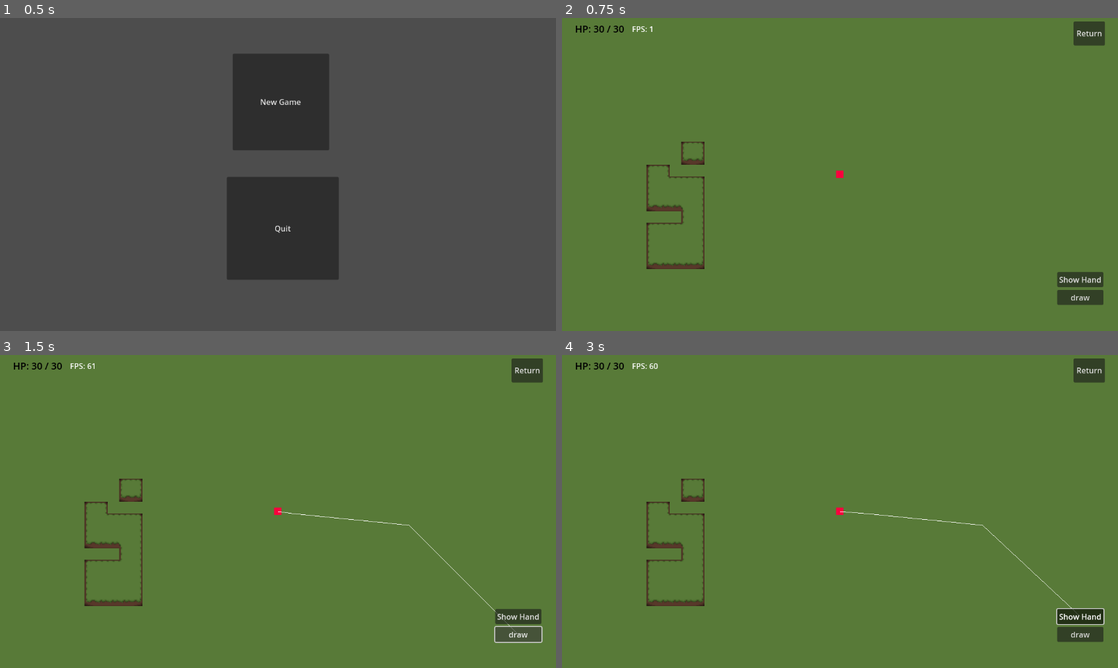
Above: before the commit, frames 1-4 (two rows, left to right).
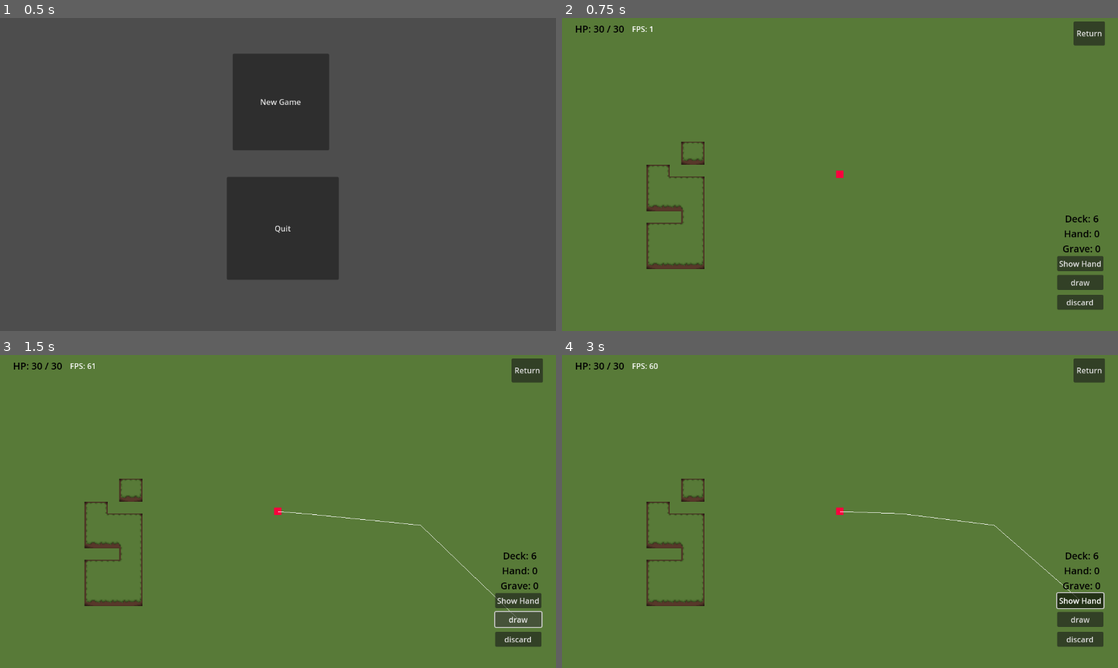
Above: after the commit, the same moments.

Repository: ftschirpke/wizards-and-warriors
Game: Godot game, scene res://main.tscn
The game is run twice, just before and just after one commit, with the same random seed, the same clock (stepped at 60 frames per second) and the same inputs.
Inputs (mouse positions are in pixels of both pictures, inside the frame that each line leads up to):
- Up to frame 1 (0.5 s): no input
- Up to frame 2 (0.75 s): click "New Game" at 0.5 s
- Up to frame 3 (1.5 s): click "draw" at 1.25 s
- Up to frame 4 (3 s): click (1079, 639) at 2 s, where only the run after the commit has a clickable "discard"; click "Show Hand" at 2.75 s

Frame 1 is identical in both runs. In frame 2, 1.2% of the frame differs, in the area x 89-98%, y 62-94%; in frame 3, 1.5%; in frame 4, 1.5%, in the area x 51-98%, y 50-94%.

Commit message:
ui: deck, hand, discard tracker

Diff:
--- /dev/null
+++ b/DeckUI.gd
@@ -0,0 +1,13 @@
+extends Label
+
+
+# Called when the node enters the scene tree for the first time.
+func _ready():
+	pass # Replace with function body.
+
+
+# Called every frame. 'delta' is the elapsed time since the previous frame.
+func _process(delta):
+	var deck_inst = get_parent().get_parent().deck_inst
+
+	text = "Deck: "+ str(deck_inst.deck.size()) + "\nHand: " + str(deck_inst.hand.size()) + "\nGrave: " + str(deck_inst.grave.size())
--- a/card.gd
+++ b/card.gd
@@ -14,7 +14,6 @@
 @export var card_size: Vector2
 @export var card_attribute: int
 @export var card_disabled:bool = false
-#Nodes
 
 
 # Called when the node enters the scene tree for the first time
@@ -23,10 +22,14 @@
 	var card_button: Button = $Card_Button
 	self.position = card_location
 	card_location_origin = card_location
+
 	color_rect.color = card_color
+	color_rect.size = card_size
+
 	card_button.size = card_size
 	card_button.disabled = card_disabled
-	color_rect.size = card_size
+	card_button.text = "CARD\n" + str(card_attribute)
+
 # Called every frame. 'delta' is the elapsed time since the previous frame.
 func _process(delta):
 	if(not dragged):
@@ -34,9 +37,11 @@
 		card_location_origin = card_location
 
 	color_rect.color = card_color
+	color_rect.size = card_size
+
 	card_button.size = card_size
 	card_button.disabled = card_disabled
-	color_rect.size = card_size
+
 
 #handle physics of the card (dragging/playing usw)
 func _physics_process(delta) -> void:
--- a/deck.gd
+++ b/deck.gd
@@ -26,6 +26,10 @@
 		deck.append(grave.pop_back())
 	shuffle()
 
+func discard():
+	for i in range(hand.size()):
+		grave.append(hand.pop_back())
+
 func deal(count:int):
 	# discard hand into graveyard
 	for i in range(hand.size()):
--- a/scene2.gd
+++ b/scene2.gd
@@ -58,12 +58,10 @@
 		switch_card(card)
 		i = i+1
 
-	print("Hand:")
-	for value in deck_inst.hand:
-		print(value.card_attribute)
-	print("Deck:")
-	for value in deck_inst.deck:
-		print(value.card_attribute)
-	print("Grave:")
-	for value in deck_inst.grave:
-		print(value.card_attribute)
+
+func _on_discard_pressed():
+	for card in deck_inst.hand:
+		switch_card(card)
+	deck_inst.discard()
+
+# TODO: dsiplay deck and discard
--- a/scene2.tscn
+++ b/scene2.tscn
@@ -1,8 +1,9 @@
-[gd_scene load_steps=17 format=3 uid="uid://dakghtjj1scjy"]
+[gd_scene load_steps=18 format=3 uid="uid://dakghtjj1scjy"]
 
 [ext_resource type="Script" path="res://scene2.gd" id="1_5luj8"]
 [ext_resource type="Texture2D" uid="uid://ccuyqb5qr1h4e" path="res://forest_tile_set/ground.png" id="2_1rbrp"]
 [ext_resource type="PackedScene" uid="uid://8218tcx2s5tx" path="res://player.tscn" id="3_1xspw"]
+[ext_resource type="Script" path="res://DeckUI.gd" id="4_ilwaj"]
 [ext_resource type="Script" path="res://HPbar.gd" id="5_athav"]
 [ext_resource type="Script" path="res://FPS.gd" id="6_ij6fr"]
 
@@ -251,6 +252,16 @@
 
 [node name="Player UI" type="CanvasLayer" parent="."]
 
+[node name="DeckUI" type="Label" parent="Player UI"]
+offset_left = 1024.0
+offset_top = 401.0
+offset_right = 1130.0
+offset_bottom = 483.0
+theme_override_colors/font_color = Color(0, 0, 0, 1)
+theme_override_font_sizes/font_size = 20
+horizontal_alignment = 1
+script = ExtResource("4_ilwaj")
+
 [node name="HPbar" type="Label" parent="Player UI"]
 offset_left = 27.0
 offset_top = 8.0
@@ -262,18 +273,25 @@
 
 [node name="Show_cards" type="Button" parent="Player UI"]
 offset_left = 1026.0
-offset_top = 526.0
+offset_top = 493.0
 offset_right = 1122.0
-offset_bottom = 557.0
+offset_bottom = 524.0
 toggle_mode = true
 text = "Show Hand"
 
 [node name="draw" type="Button" parent="Player UI"]
 offset_left = 1026.0
-offset_top = 563.0
+offset_top = 532.0
 offset_right = 1122.0
-offset_bottom = 594.0
+offset_bottom = 563.0
 text = "draw"
+
+[node name="discard" type="Button" parent="Player UI"]
+offset_left = 1026.0
+offset_top = 573.0
+offset_right = 1122.0
+offset_bottom = 604.0
+text = "discard"
 
 [node name="Game_UI" type="CanvasLayer" parent="."]
 
@@ -294,4 +312,5 @@
 
 [connection signal="toggled" from="Player UI/Show_cards" to="." method="_on_show_cards_toggled"]
 [connection signal="pressed" from="Player UI/draw" to="." method="_on_draw_pressed"]
+[connection signal="pressed" from="Player UI/discard" to="." method="_on_discard_pressed"]
 [connection signal="pressed" from="Game_UI/Return" to="." method="_on_button_pressed"]
